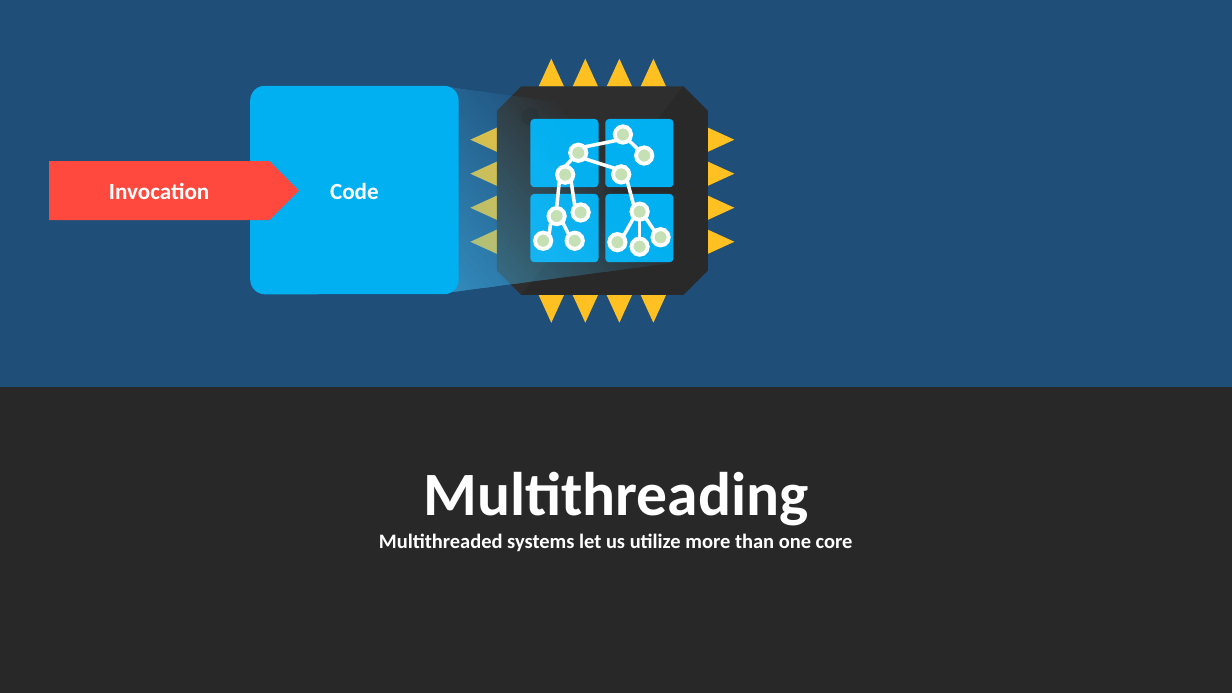
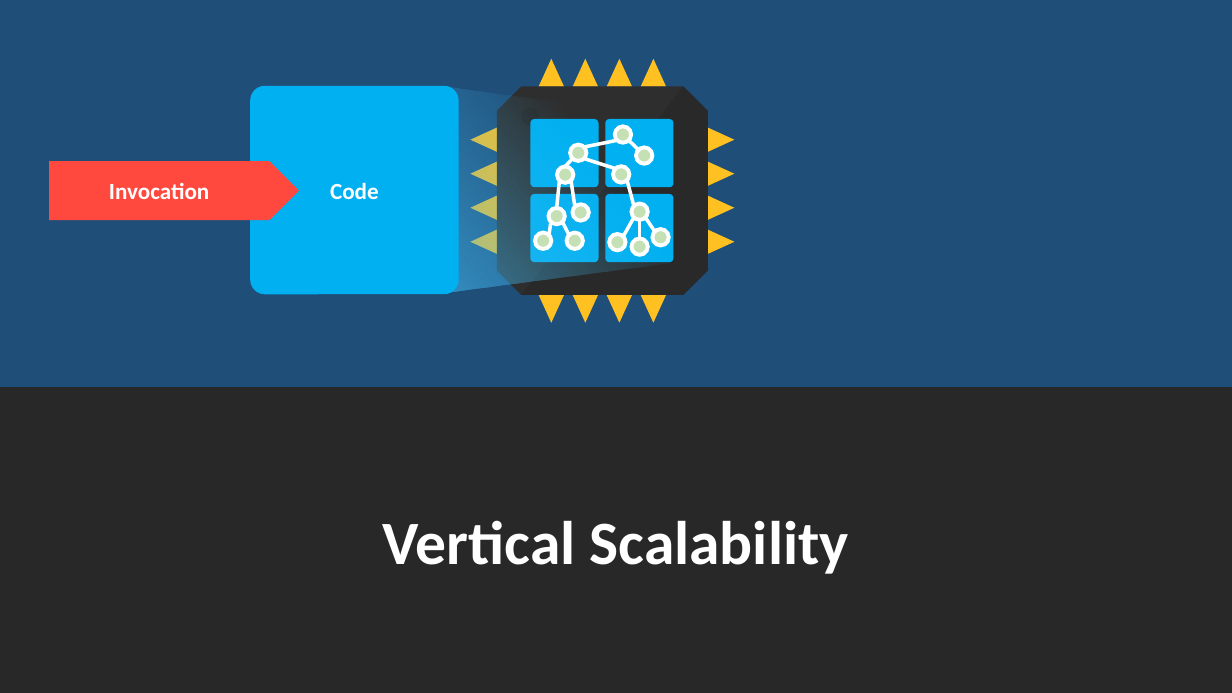
Before and after one commit to rogeralsing/Presentations, a slide deck: slide 11 of ProtoActor/QConSP/protoactor.pptx (slide 10 before the commit). Drawn at 1232x693 pixels with LibreOffice and Linux fonts; fonts in the diff are those of the drawing. Boxes give left, top, right and bottom in pixels: in the first picture for what was removed or moved away, otherwise in the second. Text is boxed around its words. In the diff, an @@ line names an element or a change of style, - is before the commit and + after.

```diff
--- a/ProtoActor/QConSP/protoactor.pptx
+++ b/ProtoActor/QConSP/protoactor.pptx
@@ text in rectangle at (x1=383, y1=520, x2=849, y2=574): text changed; size 16 to 48 pt @@
-Multithreading
-Multithreaded systems let us utilize more than one core
+Vertical Scalability
```
Also in this commit, not shown: 3 other slides changed, 5 slides added, 2 slides removed.
